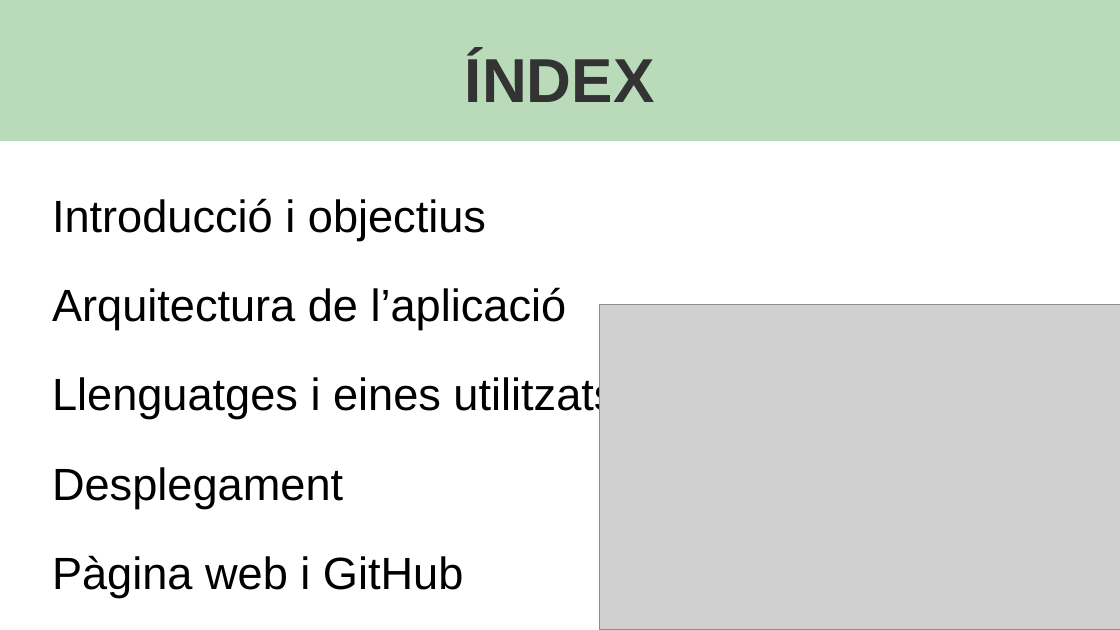
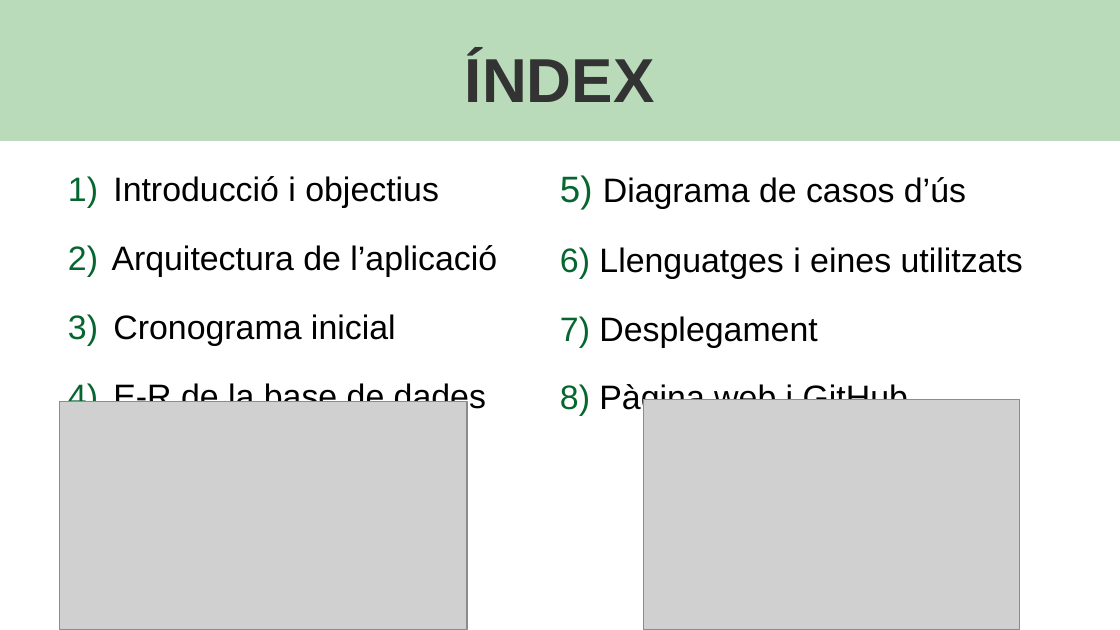
Before and after one commit to MiriJM98/Pica_Menja, a slide deck: slide 2 of Documentació_projecte/Presentació_projecte_Míriam_Jiménez.odp. Drawn at 1120x630 pixels with LibreOffice and Linux fonts; fonts in the diff are those of the drawing; grey boxes stand for pictures. Boxes give left, top, right and bottom in pixels: in the first picture for what was removed or moved away, otherwise in the second. Text is boxed around its words. In the diff, an @@ line names an element or a change of style, - is before the commit and + after.

```diff
--- a/Documentació_projecte/Presentació_projecte_Míriam_Jiménez.odp
+++ b/Documentació_projecte/Presentació_projecte_Míriam_Jiménez.odp
@@ text "Introducció i objectius" moved from (x1=52, y1=198, x2=616, y2=597) to (x1=112, y1=176, x2=497, y2=415) @@
@@ text at (x1=112, y1=176, x2=497, y2=277): size 32 to 24 pt in "Introducció i objectius", "Arquitectura de l’aplicació"; bullet none to 1) @@
@@ text added at (x1=599, y1=177, x2=1023, y2=416), 24 pt, text #000000 @@
+5) Diagrama de casos d’ús
+6) Llenguatges i eines utilitzats
+7) Desplegament
+8) Pàgina web i GitHub
@@ text at (x1=113, y1=314, x2=486, y2=415): text changed; size 32 to 24 pt @@
-Llenguatges i eines utilitzats
-Desplegament
-Pàgina web i GitHub
+3) Cronograma inicial
+4) E-R de la base de dades
@@ picture added at (x1=60, y1=401, x2=468, y2=630) @@
@@ picture resized from (x1=601, y1=305, x2=1120, y2=630) to (x1=643, y1=400, x2=1020, y2=630) @@
```
Also in this commit, not shown: 1 other slide changed, 3 slides added, 11 other files.
